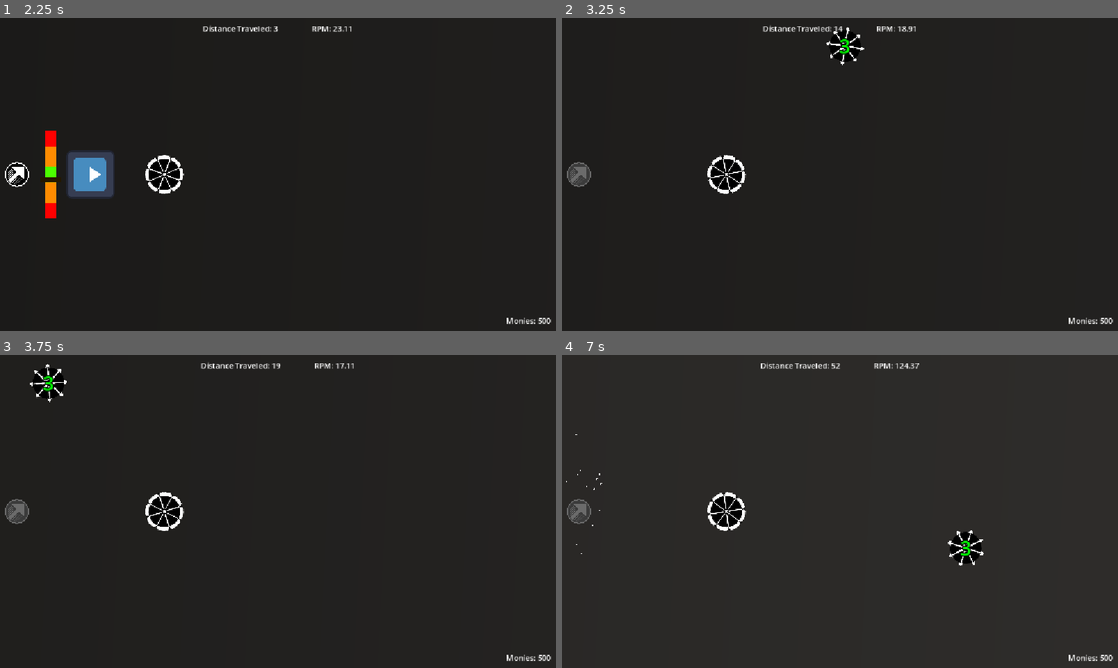
Above: before the commit, frames 1-4 (two rows, left to right).
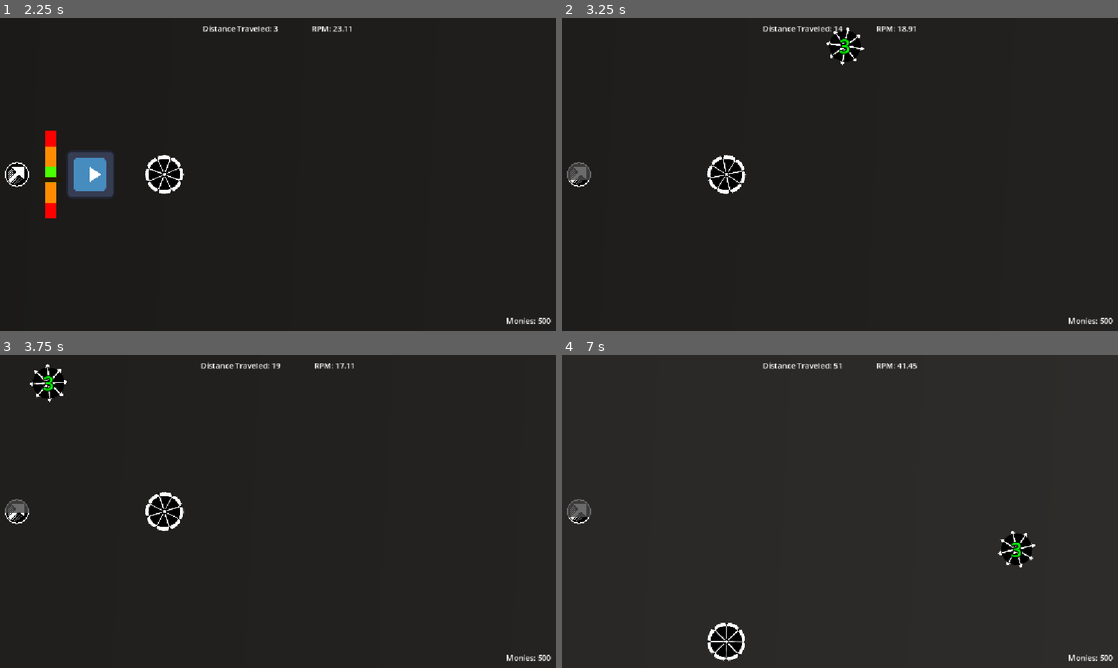
Above: after the commit, the same moments.

Repository: ryder-james/AVerySeriousGameJam
Game: Godot game, scene res://ui/main_menu.tscn
The game is run twice, just before and just after one commit, with the same random seed, the same clock (stepped at 60 frames per second) and the same inputs. The engine's default icon, where the game draws it, is replaced by a stand-in: a white triangle on a blue panel in a dark square.
Inputs:
- Up to frame 1 (2.25 s): click "Start" at 0.5 s; tap Enter at 1.25 s; hold Space (launch) 1.28-2.03 s; tap A (ccw) at 2.1 s
- Up to frame 2 (3.25 s): tap Space (launch) at 2.3, 3.05 s; hold D (cw) from 2.78 s (still down)
- Up to frame 3 (3.75 s): release D (cw) at 3.53 s; tap Space (launch) at 3.6 s
- Up to frame 4 (7 s): hold Space (launch) 4.28-5.03 s; tap A (ccw) at 5.1 s; tap Space (launch) at 5.3, 6.05, 6.6 s; hold D (cw) 5.78-6.53 s

Frame 1 is identical in both runs. In frame 2, less than 0.1% of the frame differs, in the area x 1-5%, y 51-54%; in frame 3, 0.1%; in frame 4, 2.6%, in the area x 0-86%, y 2-98%.

Commit message:
fix: Fix dash charge visuals for multiple charges

Diff:
--- a/beyblade/beyblade.gd
+++ b/beyblade/beyblade.gd
@@ -12,11 +12,12 @@
 const DASH_RIGHT := deg_to_rad(0.0)
 const DASH_DOWN := deg_to_rad(45.0)
 const DASH_UP := -DASH_DOWN
-const DASH_HOLD_THRESHOLD := 0.1
+const DASH_HOLD_THRESHOLD := 0.25
 
 @export var max_speed: float = 1000.0
 @export var max_launch_power: float = 800.0
 @export var dash_strength: float = 500.0
+@export var dash_recharge_time: float = 3.0
 @export var max_dash_duration: float = 1.0
 @export var gravity_force: float = 50.0
 @export var clash_detection_distance: float = 90.0
@@ -24,6 +25,7 @@
 var max_dash_charges: int = 1
 var is_dashing := false
 var dash_duration := 0.0
+var dash_recharge_progress := 0.0
 var _dash_held_duration := 0.0
 var _preferred_dash_angle := DASH_RIGHT
 var _dash_tween: Tween = null
@@ -44,12 +46,16 @@
 	)
 	Game.clash.connect(_on_clash)
 	Game.player = self
+	_dash_recharge_timer.wait_time = dash_recharge_time
 	_dash_recharge_timer.timeout.connect(_on_dash_recharge)
 
 
 func _process(delta: float) -> void:
 	if roundi(global_position.x / 100) > Game.player_distance:
 		Game.player_distance = roundi(global_position.x / 100)
+	if not _dash_recharge_timer.is_stopped():
+		var time_elapsed = _dash_recharge_timer.wait_time - _dash_recharge_timer.time_left
+		dash_recharge_progress = time_elapsed / _dash_recharge_timer.wait_time
 	if is_dashing:
 		_dash_held_duration += delta
 		if _dash_held_duration >= DASH_HOLD_THRESHOLD:
@@ -87,7 +93,6 @@
 			_release_dash(dash_angle)
 	else:
 		if dash_charges > 0 and event.is_action_pressed("launch"):
-			dash_charges -= 1
 			is_dashing = true
 			dash_duration = max_dash_duration
 			_dash_held_duration = 0.0
@@ -106,15 +111,26 @@
 func _release_dash(angle: float) -> void:
 	if _dash_tween:
 		_dash_tween.stop()
+	dash_charges -= 1
 	_preferred_dash_angle = 0.0
 	is_dashing = false
 	apply_central_impulse((Vector2.RIGHT * dash_strength).rotated(angle))
+	_start_recharge()
 	dash_end.emit()
 
 
 func _on_dash_recharge() -> void:
-	dash_charges = min(dash_charges + 1, max_dash_charges)
+	dash_charges += 1
+	dash_recharge_progress = 0.0
 	dash_recharge.emit()
+	if dash_charges < max_dash_charges:
+		_start_recharge()
+
+
+func _start_recharge() -> void:
+	if not _dash_recharge_timer.is_stopped():
+		return
+	_dash_recharge_timer.start()
 
 
 func _on_clash(_player_rpm: RPMAgent, _enemy_rpm: RPMAgent, result: Game.ClashResult):
--- a/beyblade/beyblade.tscn
+++ b/beyblade/beyblade.tscn
@@ -58,4 +58,4 @@
 [node name="DashRechargeTimer" type="Timer" parent="." unique_id=1284406729]
 unique_name_in_owner = true
 wait_time = 3.0
-autostart = true
+one_shot = true
--- a/ui/dash_charges.gd
+++ b/ui/dash_charges.gd
@@ -16,6 +16,12 @@
 		Game.player_set.connect(_on_player_set)
 
 
+func _process(_delta: float) -> void:
+	if not _player or _player.dash_charges == _player.max_dash_charges:
+		return
+	_charges[_player.dash_charges].progress = _player.dash_recharge_progress
+
+
 func _on_player_set(new_player: Beyblade) -> void:
 	if _player:
 		for child in get_children():
@@ -23,21 +29,24 @@
 		_charges.clear()
 		_player.dash_start.disconnect(_on_dash)
 		_player.dash_instant.disconnect(_on_dash)
-		_player.dash_recharge.disconnect(_on_dash_recharged)
+		_player.dash_recharge.disconnect(_on_dash_finished_recharge)
 	_player = new_player
 	if _player:
 		for i in _player.max_dash_charges:
 			var charge: UIDashCharge = DASH_CHARGE_SCENE.instantiate()
-			_charges.append(charge)
+			_charges.push_front(charge)
 			add_child(charge)
 		_player.dash_start.connect(_on_dash)
 		_player.dash_instant.connect(_on_dash)
-		_player.dash_recharge.connect(_on_dash_recharged)
+		_player.dash_recharge.connect(_on_dash_finished_recharge)
 
 
 func _on_dash() -> void:
-	_charges[_player.dash_charges].deplete()
+	if _player.dash_charges < _player.max_dash_charges:
+		_charges[_player.dash_charges].progress = 0.0
+	_charges[_player.dash_charges - 1].progress = _player.dash_recharge_progress
 
 
-func _on_dash_recharged() -> void:
-	_charges[_player.dash_charges - 1].charge()
+func _on_dash_finished_recharge() -> void:
+	pass
+	#_charges[_player.dash_charges - 1].progress = 1.0
--- a/ui/ui_dash_charge.gd
+++ b/ui/ui_dash_charge.gd
@@ -1,21 +1,23 @@
 extends CenterContainer
 
 
+var progress: float = 1.0:
+	set = set_progress
 var _charge_tween: Tween = null
 
-@onready var _progress: TextureProgressBar = %Progress
-
-
-func charge() -> void:
-	if _charge_tween:
-		_charge_tween.stop()
-	_charge_tween = create_tween()
-	_charge_tween.tween_property(_progress, "value", _progress.max_value, 0.1)
+@onready var _progress_bar: TextureProgressBar = %Progress
 
 
 func deplete() -> void:
 	if _charge_tween:
 		_charge_tween.stop()
 	_charge_tween = create_tween()
-	_charge_tween.tween_property(_progress, "value", 0.0, 0.1)
+	_charge_tween.tween_property(_progress_bar, "value", 0.0, 0.1)
 	_charge_tween.set_ignore_time_scale(true)
+
+
+func set_progress(new_progress: float) -> void:
+	if _charge_tween:
+		_charge_tween.stop()
+	progress = clamp(new_progress, 0.0, 1.0)
+	_progress_bar.value = _progress_bar.max_value * progress
